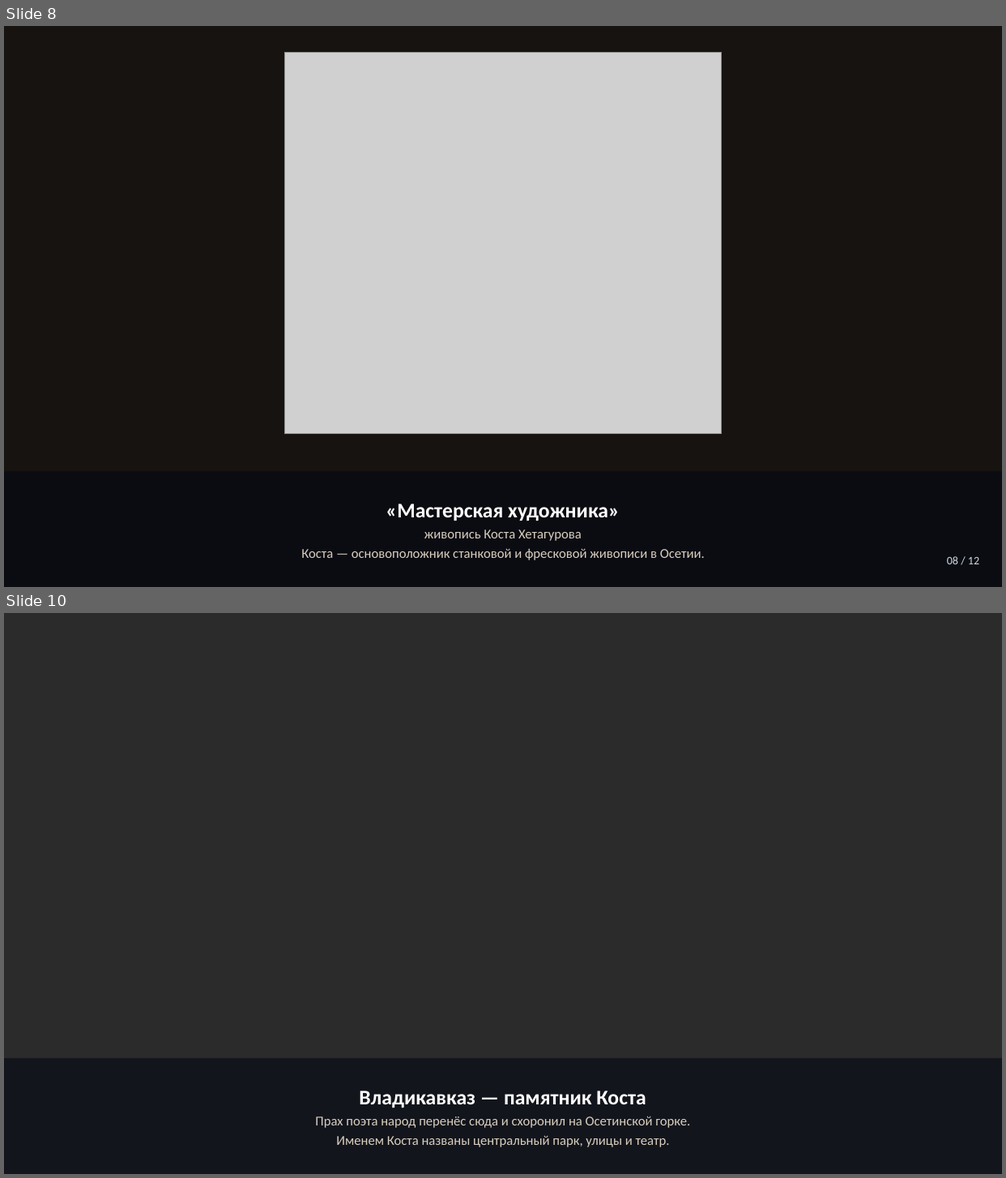
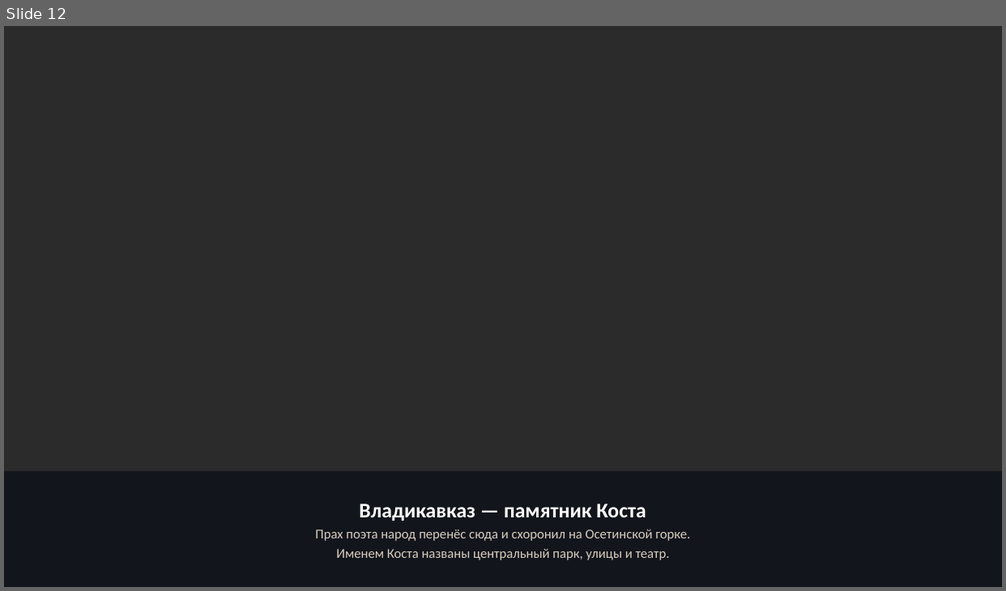
Before and after one commit to maksummatatov10-spec1231/prezent, a slide deck: Kosta_Hetagurov.pptx. Shown one above the other, each under a label of ours: slides 8 and 10 before the commit, slide 12 after it; the slides between them are not shown. The pictures are 1006x1178 and 1006x591 pixels, drawn with LibreOffice and Linux fonts; fonts in the diff are those of the drawing; grey boxes stand for pictures; background and template pictures are left out; a plain dark background stands for a picture behind light text. Boxes give left, top, right and bottom in pixels: in the first picture for what was removed or moved away, otherwise in the second. Text is boxed around its words. In the diff, an @@ line names an element or a change of style, - is before the commit and + after.

```diff
--- a/Kosta_Hetagurov.pptx
+++ b/Kosta_Hetagurov.pptx
@@ slide 8 removed at [4,26,1002,587], background #FFFFFF @@
@@ rectangle removed at [4,26,1002,587] @@
@@ picture removed at [285,52,722,434] @@
@@ rectangle removed at [4,472,1002,587] @@
@@ text removed at [301,504,705,561] @@
-«Мастерская художника»
-живопись Коста Хетагурова
-Коста — основоположник станковой и фресковой живописи в Осетии.
@@ text removed at [947,557,979,565] @@
-08 / 12
@@ what was slide 10 is now slide 12 @@
```
Also in this commit, not shown: 4 slides changed, 5 slides added, 2 other slides removed, 12 other files.
